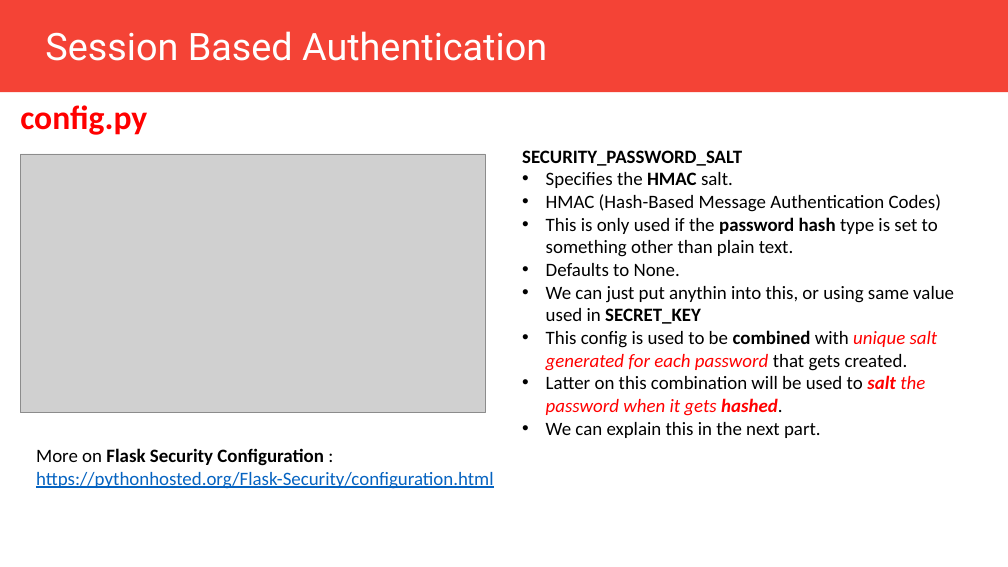
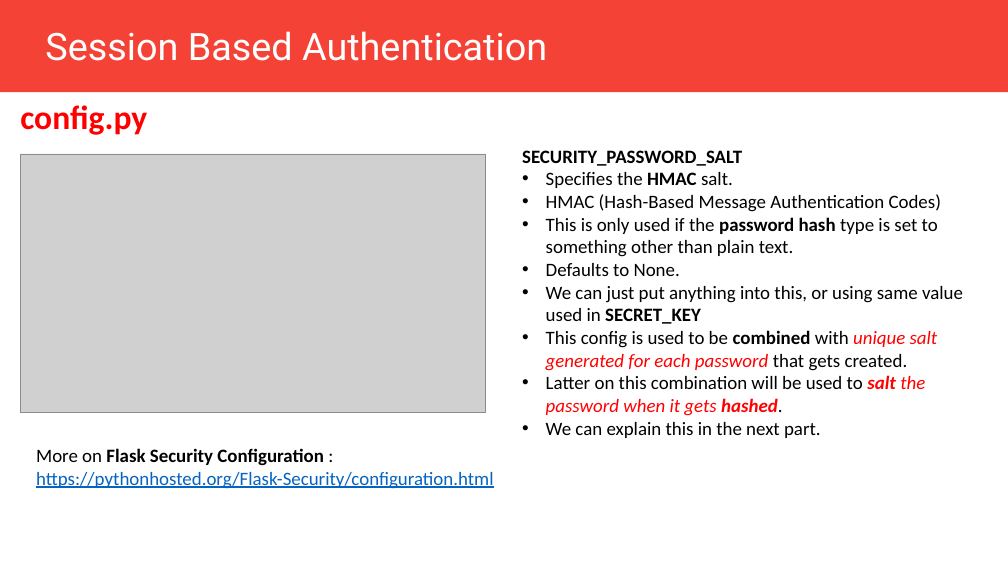
Before and after one commit to Muhammad-Yunus/Flask-Web-Development, a slide deck: slide 26 of pertemuan_5/Pertemuan_5.pptx. Drawn at 1008x567 pixels with LibreOffice and Linux fonts; fonts in the diff are those of the drawing; grey boxes stand for pictures. Boxes give left, top, right and bottom in pixels: in the first picture for what was removed or moved away, otherwise in the second. Text is boxed around its words. In the diff, an @@ line names an element or a change of style, - is before the commit and + after.

```diff
--- a/pertemuan_5/Pertemuan_5.pptx
+++ b/pertemuan_5/Pertemuan_5.pptx
@@ text at (546, 286, 963, 324): text changed @@
-• We can just put anythin into this, or using same value used in SECRET_KEY
+• We can just put anything into this, or using same value used in SECRET_KEY
```
Also in this commit, not shown: 2 other slides changed, 1 other file.
